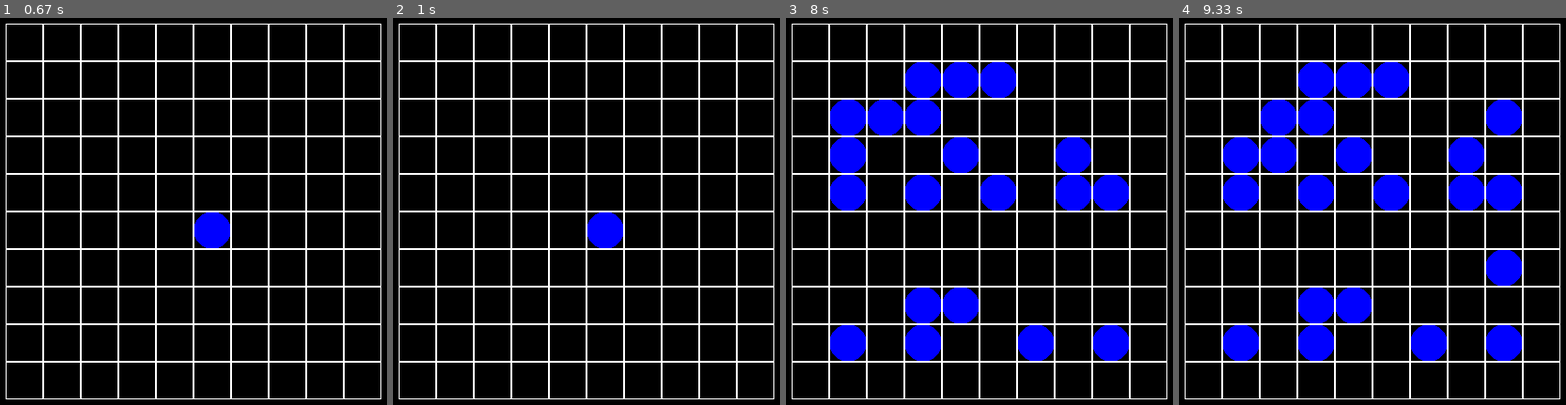
Above: before the commit, frames 1-4 (left to right).
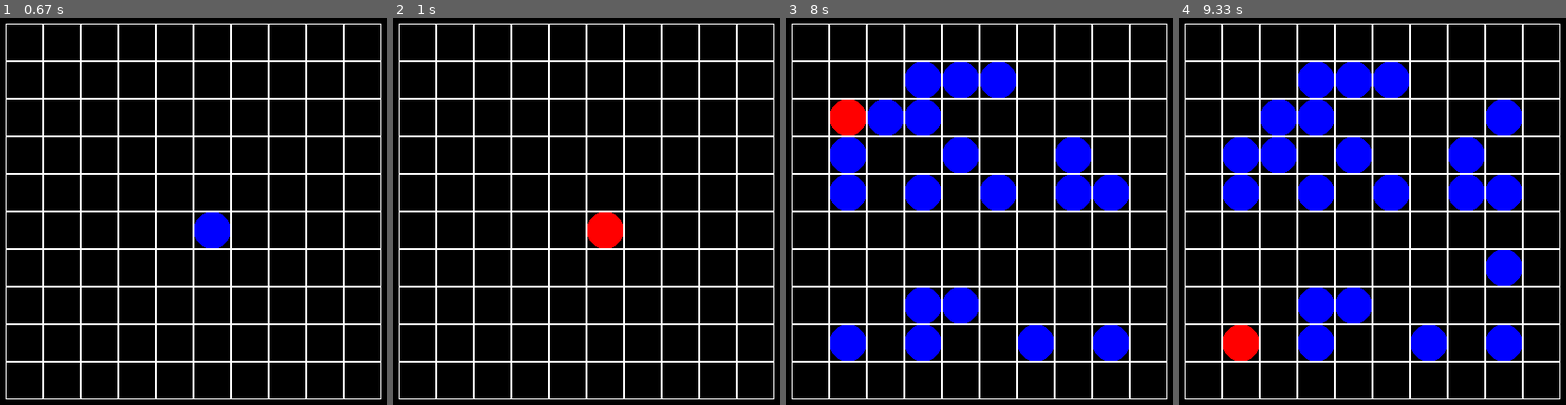
Above: after the commit, the same moments.

Repository: MyFreeR/pyGameSch
Game: pygame game, started from main.py
The game is run twice, just before and just after one commit, with the same random seed, the same clock (stepped at 60 frames per second) and the same inputs.
Inputs (mouse positions are in pixels of both pictures, inside the frame that each line leads up to):
- Up to frame 1 (0.67 s): click (193, 211) at 0.38 s
- Up to frame 2 (1 s): click (586, 238) at 0.72 s
- Up to frame 3 (8 s): click (855, 153) at 1.05 s; click (1122, 350) at 1.38 s; click (987, 79) at 1.72 s; click (960, 312) at 2.05 s; click (967, 145) at 2.38 s; click (925, 130) at 2.72 s; click (1083, 176) at 3.05 s; click (1103, 203) at 3.38 s; click (1060, 141) at 3.72 s; click (863, 134) at 4.05 s; click (994, 196) at 4.38 s; click (863, 188) at 4.72 s; click (921, 327) at 5.05 s; click (859, 358) at 5.38 s; click (917, 83) at 5.72 s; click (940, 196) at 6.05 s; click (882, 107) at 6.38 s; click (1049, 343) at 6.72 s; click (956, 91) at 7.05 s; click (905, 308) at 7.38 s; click (851, 130) at 7.72 s
- Up to frame 4 (9.33 s): click (1496, 122) at 8.05 s; click (1275, 172) at 8.38 s; click (1515, 257) at 8.72 s; click (1229, 335) at 9.05 s

Frame 1 is identical in both runs. In frame 2, 0.7% of the frame differs, in the area x 50-60%, y 50-60%; in frame 3, 0.7%; in frame 4, 0.7%.

Commit message:
lns_move_true

Diff:
--- a/main.py
+++ b/main.py
@@ -50,7 +50,24 @@
         self.selected_cell = None
 
     def has_path(self, x1, y1, x2, y2):
-        return True
+        # словарь расстояний
+        d = {(x1, y1): 0}
+        v = [(x1, y1)]
+        while len(v) > 0:
+            x, y = v.pop(0)
+            for dy in range(-1, 2):
+                for dx in range(-1, 2):
+                    if dx * dy != 0:
+                        continue
+                    if x + dx < 0 or x + dx >= self.width or y + dy < 0 or y + dy >= self.height:
+                        continue
+                    if self.board[y + dy][x + dx] == 0:
+                        dn = d.get((x + dx, y + dy), -1)
+                        if dn == -1:
+                            d[(x + dx, y + dy)] = d.get((x, y), -1) + 1
+                            v.append((x + dx, y + dy))
+        dist = d.get((x2, y2), -1)
+        return dist >= 0
 
 
     def on_click(self, cell):
@@ -70,9 +87,10 @@
 
             x2 = self.selected_cell[0]
             y2 = self.selected_cell[1]
-            self.board[y][x] = 1
-            self.board[y2][x2] = 0
-            self.selected_cell = None
+            if self.has_path(x2, y2, x, y):
+                self.board[y][x] = 1
+                self.board[y2][x2] = 0
+                self.selected_cell = None
 
     def render(self, screen):
         for y in range(self.height):
@@ -80,6 +98,8 @@
 
                 if self.board[y][x] == 1:
                     color = pygame.Color("blue")
+                    if self.selected_cell == (x, y):
+                        color = pygame.Color("red")
                     pygame.draw.ellipse(screen, color,
                                         (x * self.cell_size + self.left,
                                          y * self.cell_size + self.top, self.cell_size,
